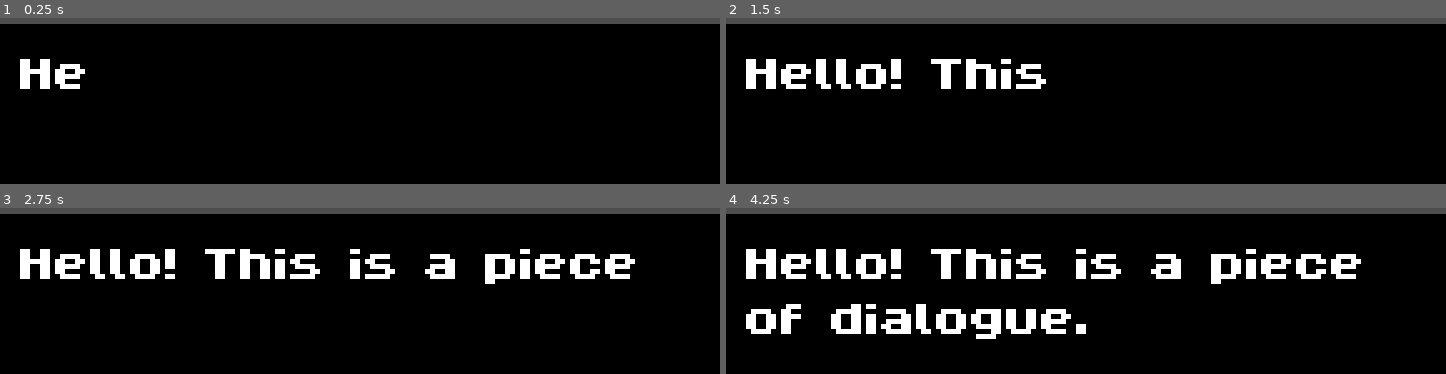
Above: before the commit, frames 1-4 (two rows, left to right).
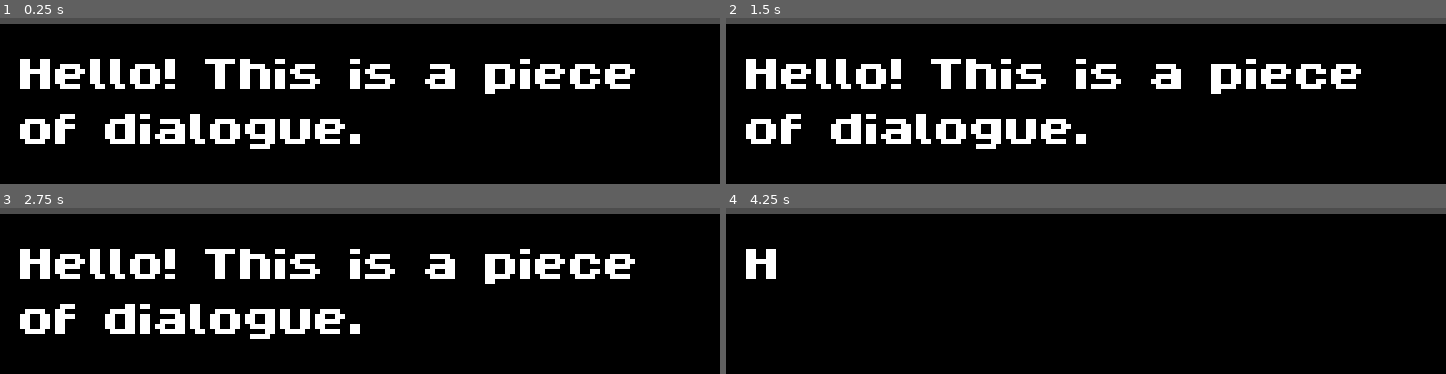
Above: after the commit, the same moments.

Repository: CookieJarCoding/dog-god
Game: Godot game, scene res://dialogue_system/dialogue_hud.tscn
Two runs of this game, one before a commit and one after it. Both use one fixed random seed, a clock stepped at 60 frames per second and the inputs below.
Inputs:
- Up to frame 1 (0.25 s): no input
- Up to frame 2 (1.5 s): no input
- Up to frame 3 (2.75 s): no input
- Up to frame 4 (4.25 s): tap M (debug_m, bound only after the commit) at 4.15 s

The runs differ from the first frame. In frame 1, 9.3% of the frame differs, in the area x 2-89%, y 24-79%; in frame 2, 6.8%; in frame 3, 3.9%; in frame 4, 9.7%.

Commit message:
Text scrolling blip sounds.
BUG?: Short delay when playing a sound for the first time. Could be due to slow initialization.

Diff:
--- a/dialogue_system/dialogue_hud.tscn
+++ b/dialogue_system/dialogue_hud.tscn
@@ -2,6 +2,7 @@
 
 [ext_resource type="FontFile" uid="uid://dyp15uxivo52b" path="res://fonts/16bfZX.ttf" id="1_8nvcn"]
 [ext_resource type="Script" uid="uid://d4doeipo4ptol" path="res://dialogue_system/scripts/dialogue_hud.gd" id="1_kx7sa"]
+[ext_resource type="AudioStream" uid="uid://b7sfujslol2gg" path="res://dialogue_system/sfx/blop.wav" id="3_nfsvw"]
 
 [node name="DialogueHUD" type="CanvasLayer" unique_id=737158445]
 script = ExtResource("1_kx7sa")
@@ -35,3 +36,6 @@
 visible_characters_behavior = 1
 
 [node name="PauseTimer" type="Timer" parent="." unique_id=2106539943]
+
+[node name="DialogueBlip" type="AudioStreamPlayer" parent="." unique_id=1672902213]
+stream = ExtResource("3_nfsvw")
--- a/dialogue_system/scripts/dialogue_hud.gd
+++ b/dialogue_system/scripts/dialogue_hud.gd
@@ -1,26 +1,37 @@
+'''
+Tutorial from https://worldeater-dev.itch.io/bittersweet-birthday/devlog/224241/howto-a-simple-dialogue-system-in-godot. I deviated at times for our purposes.
+'''
+
+
 extends CanvasLayer
 class_name Dialogue
 
-'''
-Tutorial from https://worldeater-dev.itch.io/bittersweet-birthday/devlog/224241/howto-a-simple-dialogue-system-in-godot
-'''
 
 @onready var dialogue_label: RichTextLabel = $MainContainer/ContentContainer/DialogueLabel
 # NOTE: Currently unused
 @onready var pause_timer: Timer = $PauseTimer
+@onready var blip: AudioStreamPlayer = $DialogueBlip
 
 
 var timer: float = 0
 var is_timer_running: bool = false
 # NOTE: Letters rendered per second.
-var message_speed: float = 10.0
+var message_speed: float = 30.0
+var rng = RandomNumberGenerator.new()
 
 
+'''
+Main functions
+'''
+
 func _ready() -> void:
-	update_message("Hello! This is a piece of dialogue.")
+	pass
 
 
 func _process(delta: float) -> void:
+	if OS.is_debug_build() and Input.is_action_just_pressed("debug_m"):
+		update_message("Hello! This is a piece of dialogue.")
+
 	if timer > (1.0 / message_speed):
 		display_next_character()
 		timer = 0
@@ -35,10 +46,24 @@
 	start_timer()
 
 
-func start_timer() -> void:
-	is_timer_running = true
-
-
 func display_next_character() -> void:
 	if dialogue_label.visible_characters < dialogue_label.text.length():
 		dialogue_label.visible_characters += 1
+		# NOTE: Using this implementation, the MINIMUM blip length is set by
+		# the length of the .wav file.
+		if not blip.playing:
+			blip.pitch_scale = rng.randf_range(0.95, 1.08)
+
+			# WARNING/TODO: There seems to be a short delay when playing an AudioStream
+			# for the first time. To be fixed
+			blip.play(0)
+
+
+
+'''
+Helper functions
+'''
+
+
+func start_timer() -> void:
+	is_timer_running = true
--- a/project.godot
+++ b/project.godot
@@ -22,6 +22,14 @@
 window/stretch/mode="canvas_items"
 window/handheld/orientation=1
 
+[input]
+
+debug_m={
+"deadzone": 0.2,
+"events": [Object(InputEventKey,"resource_local_to_scene":false,"resource_name":"","device":-1,"window_id":0,"alt_pressed":false,"shift_pressed":false,"ctrl_pressed":false,"meta_pressed":false,"pressed":false,"keycode":0,"physical_keycode":77,"key_label":0,"unicode":109,"location":0,"echo":false,"script":null)
+]
+}
+
 [physics]
 
 3d/physics_engine="Jolt Physics"
Not shown, added: dialogue_system/sfx/blop.wav.import
Not shown, added: dialogue_system/sfx/blop.wav
